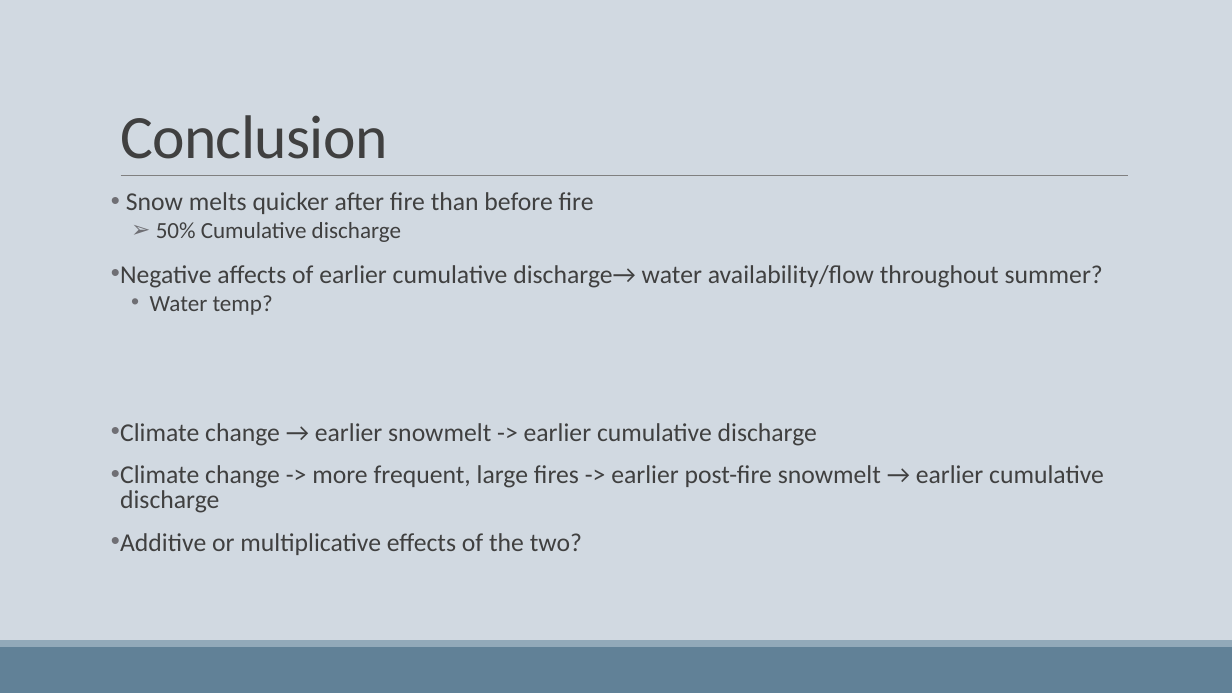
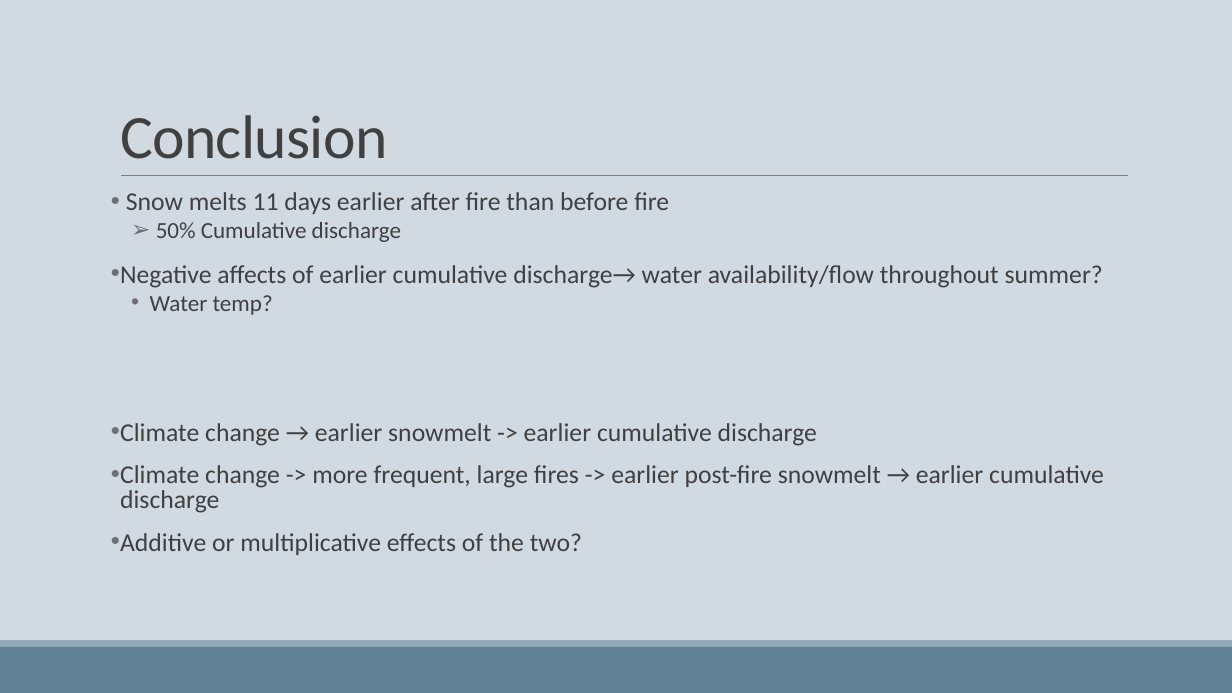
Before and after one commit to woz22/thesis, a slide deck: slide 10 of courses/geog475_pres.pptx. Drawn at 1232x693 pixels with LibreOffice and Linux fonts; fonts in the diff are those of the drawing. Boxes give left, top, right and bottom in pixels: in the first picture for what was removed or moved away, otherwise in the second. Text is boxed around its words. In the diff, an @@ line names an element or a change of style, - is before the commit and + after.

```diff
--- a/courses/geog475_pres.pptx
+++ b/courses/geog475_pres.pptx
@@ text at <box>126,192,669,214</box>: text changed @@
-• Snow melts quicker after fire than before fire
+• Snow melts 11 days earlier after fire than before fire
```
Also in this commit, not shown: 8 other slides changed, 1 slide added, 1 slide removed, 5 other files.
